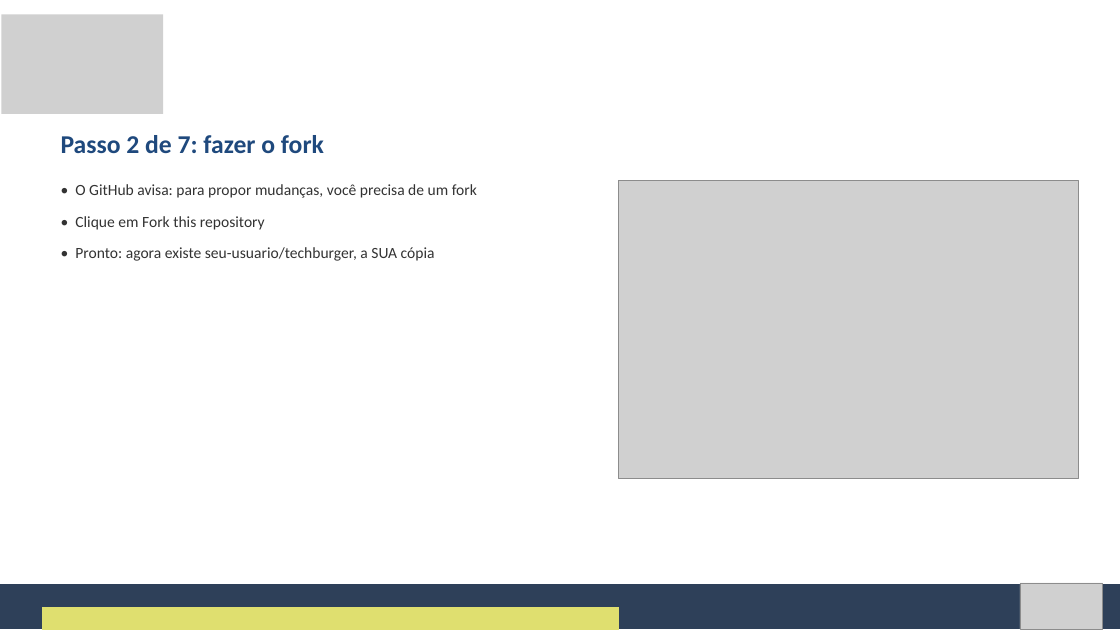
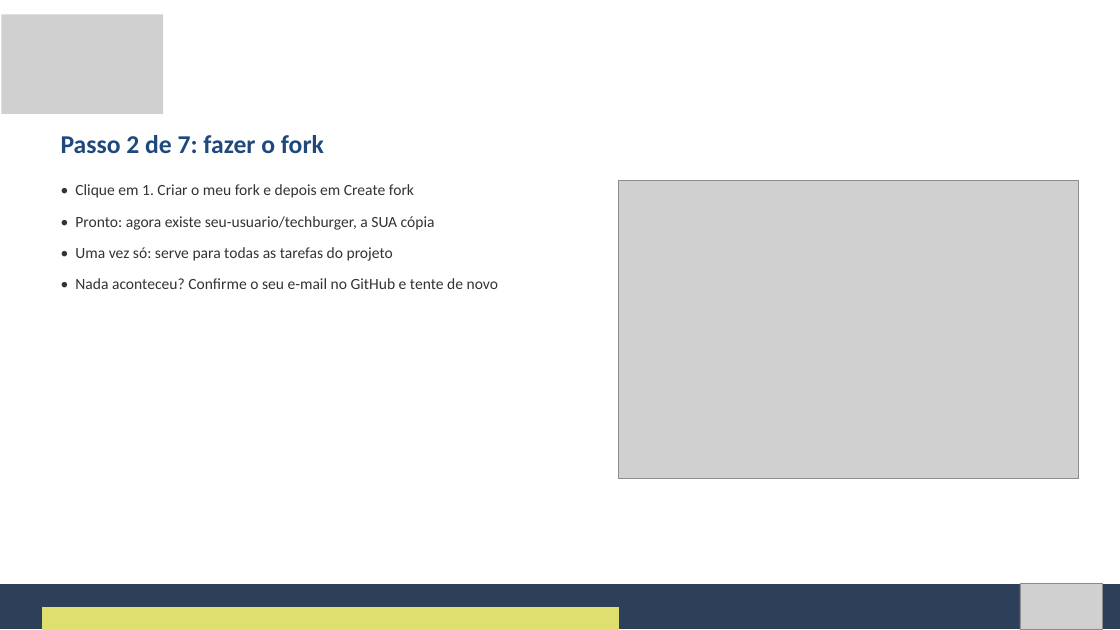
Before and after one commit to Natan20/Curso-Modelagem-De-Sistemas-Material, a slide deck: slide 67 of Aula 13 - 27-10-2026/Aula 13 - Slides.pptx. Drawn at 1120x630 pixels with LibreOffice and Linux fonts; fonts in the diff are those of the drawing; grey boxes stand for pictures. Boxes give left, top, right and bottom in pixels: in the first picture for what was removed or moved away, otherwise in the second. Text is boxed around its words. In the diff, an @@ line names an element or a change of style, - is before the commit and + after.

Commit message:
Aula 13: fork como passo próprio (botão 1 do portal) e aviso de e-mail verificado

```diff
--- a/Aula 13 - 27-10-2026/Aula 13 - Slides.pptx
+++ b/Aula 13 - 27-10-2026/Aula 13 - Slides.pptx
@@ text at box(75, 184, 414, 198): text changed @@
-• O GitHub avisa: para propor mudanças, você precisa de um fork
-• Clique em Fork this repository
+• Clique em 1. Criar o meu fork e depois em Create fork
@@ text at box(75, 247, 498, 289): paragraphs added @@
+• Uma vez só: serve para todas as tarefas do projeto
+• Nada aconteceu? Confirme o seu e-mail no GitHub e tente de novo
```
Also in this commit, not shown: 4 other slides changed, 2 other files.
